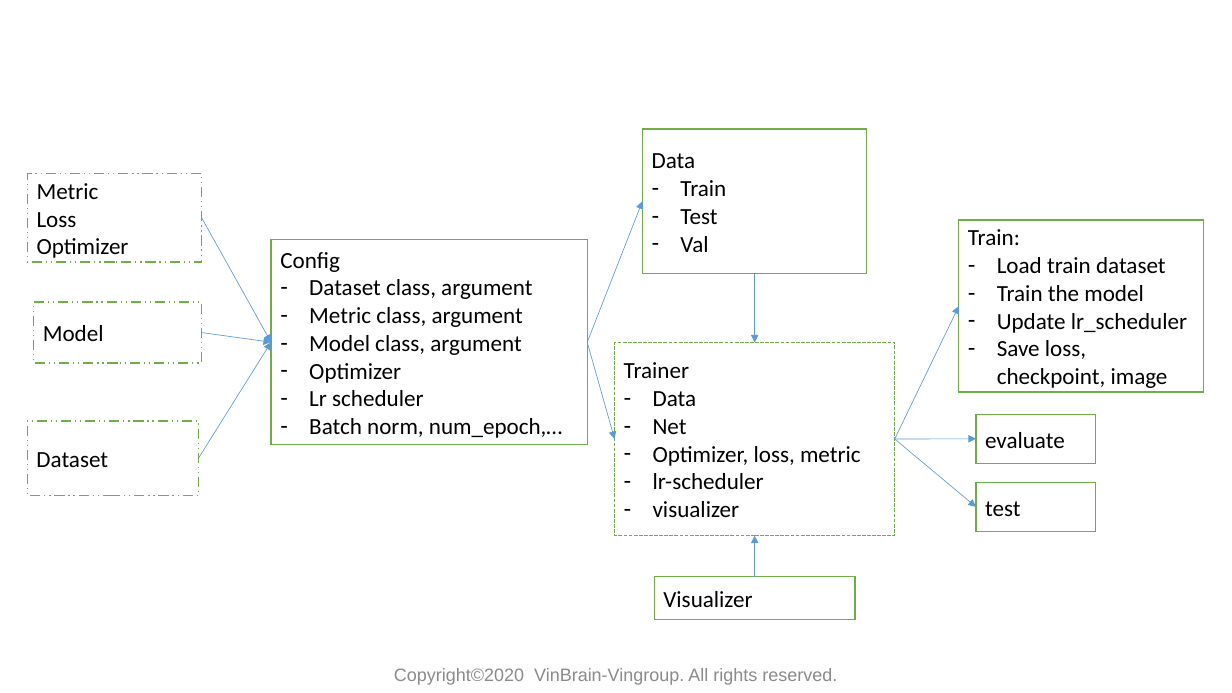
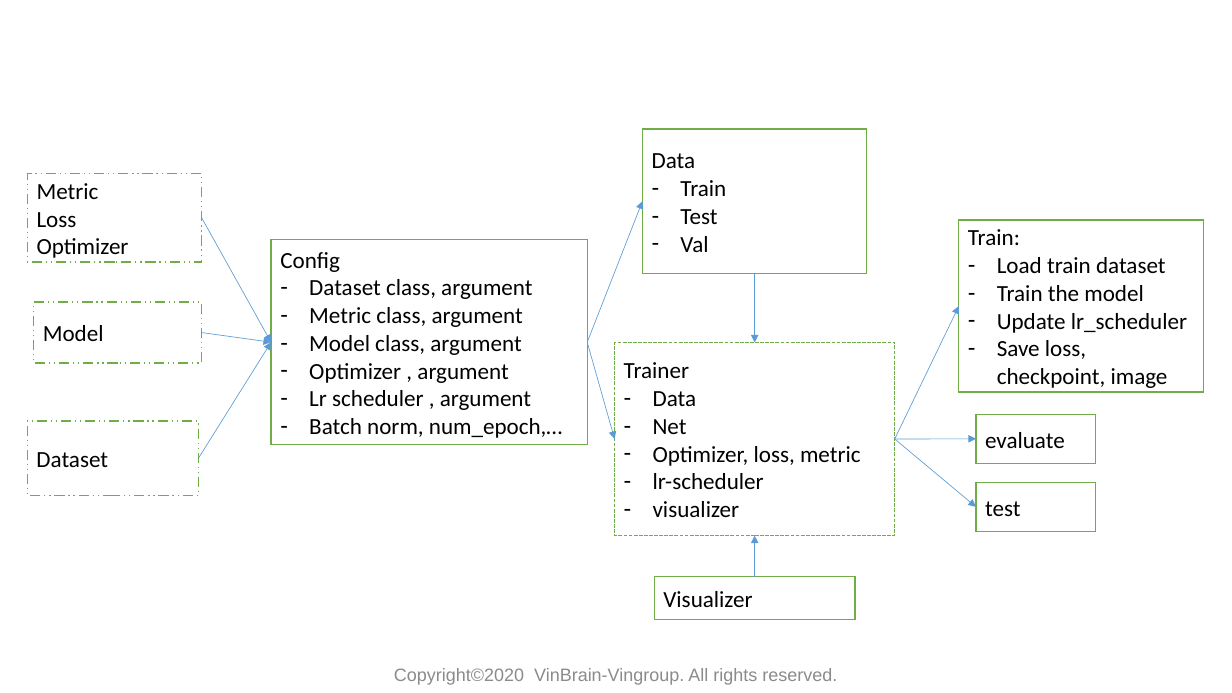
Before and after one commit to huyentls1114/vinbrain-internship, a slide deck: slide 3 of mid_term/mid_term_v2.pptx. Drawn at 1232x693 pixels with LibreOffice and Linux fonts; fonts in the diff are those of the drawing; background and template pictures are left out. Boxes give left, top, right and bottom in pixels: in the first picture for what was removed or moved away, otherwise in the second. Text is boxed around its words. In the diff, an @@ line names an element or a change of style, - is before the commit and + after.

```diff
--- a/mid_term/mid_term_v2.pptx
+++ b/mid_term/mid_term_v2.pptx
@@ text in rectangle at (309,363,531,410): text changed @@
-– Optimizer
-– Lr scheduler
+– Optimizer , argument
+– Lr scheduler , argument
```
Also in this commit, not shown: 1 other slide changed, 2 other files.
